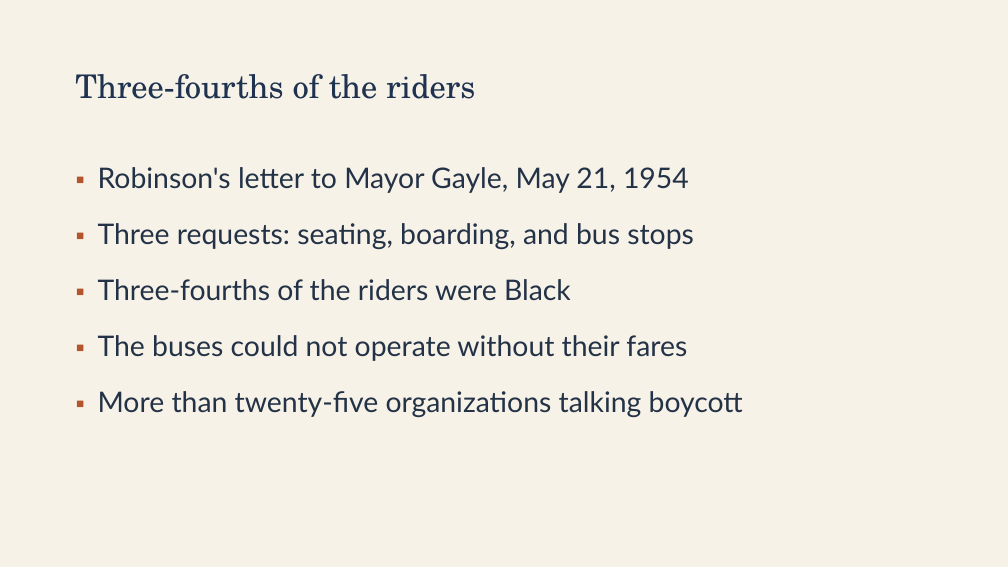
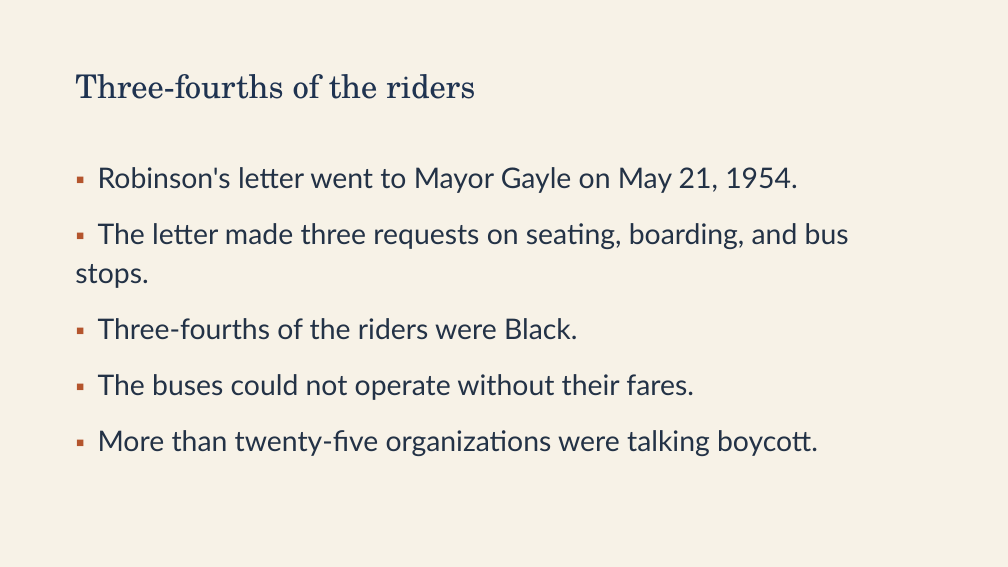
Before and after one commit to ab17gthb/humanities-curriculum-group, a slide deck: slide 5 of civil-rights/lesson-03/lesson-03-slides.pptx. Drawn at 1008x567 pixels with LibreOffice and Linux fonts; fonts in the diff are those of the drawing. Boxes give left, top, right and bottom in pixels: in the first picture for what was removed or moved away, otherwise in the second. Text is boxed around its words. In the diff, an @@ line names an element or a change of style, - is before the commit and + after.

```diff
--- a/civil-rights/lesson-03/lesson-03-slides.pptx
+++ b/civil-rights/lesson-03/lesson-03-slides.pptx
@@ text at [75, 167, 849, 456]: text changed @@
-▪ Robinson's letter to Mayor Gayle, May 21, 1954
-▪ Three requests: seating, boarding, and bus stops
-▪ Three-fourths of the riders were Black
-▪ The buses could not operate without their fares
-▪ More than twenty-five organizations talking boycott
+▪ Robinson's letter went to Mayor Gayle on May 21, 1954.
+▪ The letter made three requests on seating, boarding, and bus stops.
+▪ Three-fourths of the riders were Black.
+▪ The buses could not operate without their fares.
+▪ More than twenty-five organizations were talking boycott.
```
Also in this commit, not shown: 7 other slides changed, 6 other files.
